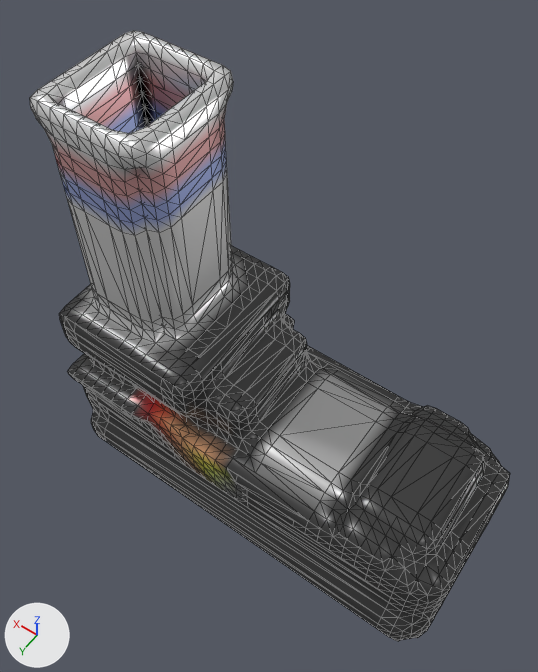
The glTF model glb/smooth/1-1000/171.glb, before and after one commit.
Camera for both pictures: a 50 mm camera at (-0.81, 1.26, 2.78) aimed at (0.08, 0.01, 0.82). The axes (+X, +Y, +Z) are drawn at lower left. The lights are the same throughout. Mesh edges are drawn as thin lines. Vertices at the same position are counted once.
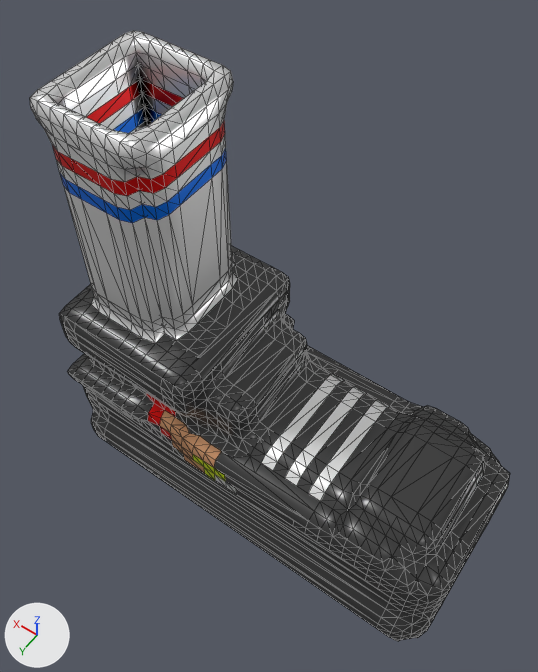
Scene script edits in JSON lines:
```json
{"block": "me_mesh_0", "where": "# used by ob_mesh_0; location = (0.0, 0.0, 0.0)"}
{"op": "remove", "block": "me_mesh_0", "code": "me_mesh_0.from_pydata(...)  # 1464 vertices, 2854 faces; spans x -0.8..0.8, y -0.38..0.38, z 0.0..1.59"}
{"op": "add", "block": "me_mesh_0", "code": "me_mesh_0.from_pydata(...)  # 1439 vertices, 2788 faces; spans x -0.8..0.8, y -0.38..0.38, z 0.0..1.59"}
{"block": "me_mesh_0", "change": "me_mesh_0 part 1"}
{"block": "me_mesh_0", "change": "17 vertices are removed from x -0.05..0.4, y 0.31..0.33, z 0.2..0.39"}
{"block": "me_mesh_0", "change": "62 faces are deleted"}
{"block": "me_mesh_0", "change": "8 new vertices lie (0.05, 0.0, 0.0) away from vertices in x -0.3, y -0.24..0.24, z 0.41..0.45"}
{"block": "me_mesh_0", "change": "8 new vertices lie (0.05, 0.0, 0.0) away from vertices in x -0.25, y -0.24..0.24, z 0.41..0.45"}
{"block": "me_mesh_0", "change": "8 new vertices lie (0.05, 0.0, 0.0) away from vertices in x -0.2, y -0.24..0.24, z 0.41..0.45"}
{"block": "me_mesh_0", "change": "8 new vertices lie (0.05, 0.0, 0.0) away from vertices in x -0.15, y -0.24..0.24, z 0.41..0.45"}
{"block": "me_mesh_0", "change": "84 new faces join them"}
{"block": "me_mesh_0", "change": "me_mesh_0 part 2"}
{"block": "me_mesh_0", "change": "40 vertices are removed from x 0.35..0.75, y -0.23..0.23, z 1.25"}
{"block": "me_mesh_0", "change": "176 faces are deleted"}
{"block": "me_mesh_0", "change": "88 new faces join them"}
{"block": "me_mesh_0", "change": "me_mesh_0 part 3: 688 kept faces spanning x -0.35..0.79, y -0.28..0.36, z 0.25..1.5 get new vertex colours"}
```

Where the change shows, as pixel boxes (x1, y1, x2, y2) in the pictures (538 x 672 px; the box of a moved part takes in the faces that stretch with it):
```json
{"part": 1, "of": "me_mesh_0", "change": "moved or reshaped", "before": [96, 374, 390, 603], "after": [96, 374, 390, 603]}
{"part": 2, "of": "me_mesh_0", "change": "cut back", "before": [64, 120, 232, 322], "after": [64, 120, 232, 322]}
{"part": 3, "of": "me_mesh_0", "change": "recoloured", "before": [53, 71, 406, 518], "after": [53, 71, 406, 518]}
```
